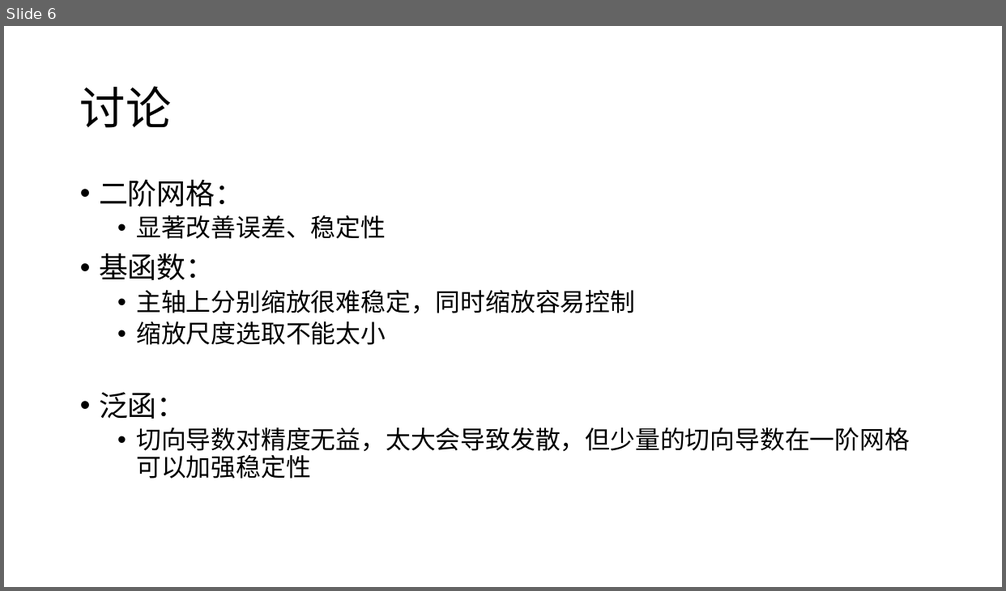
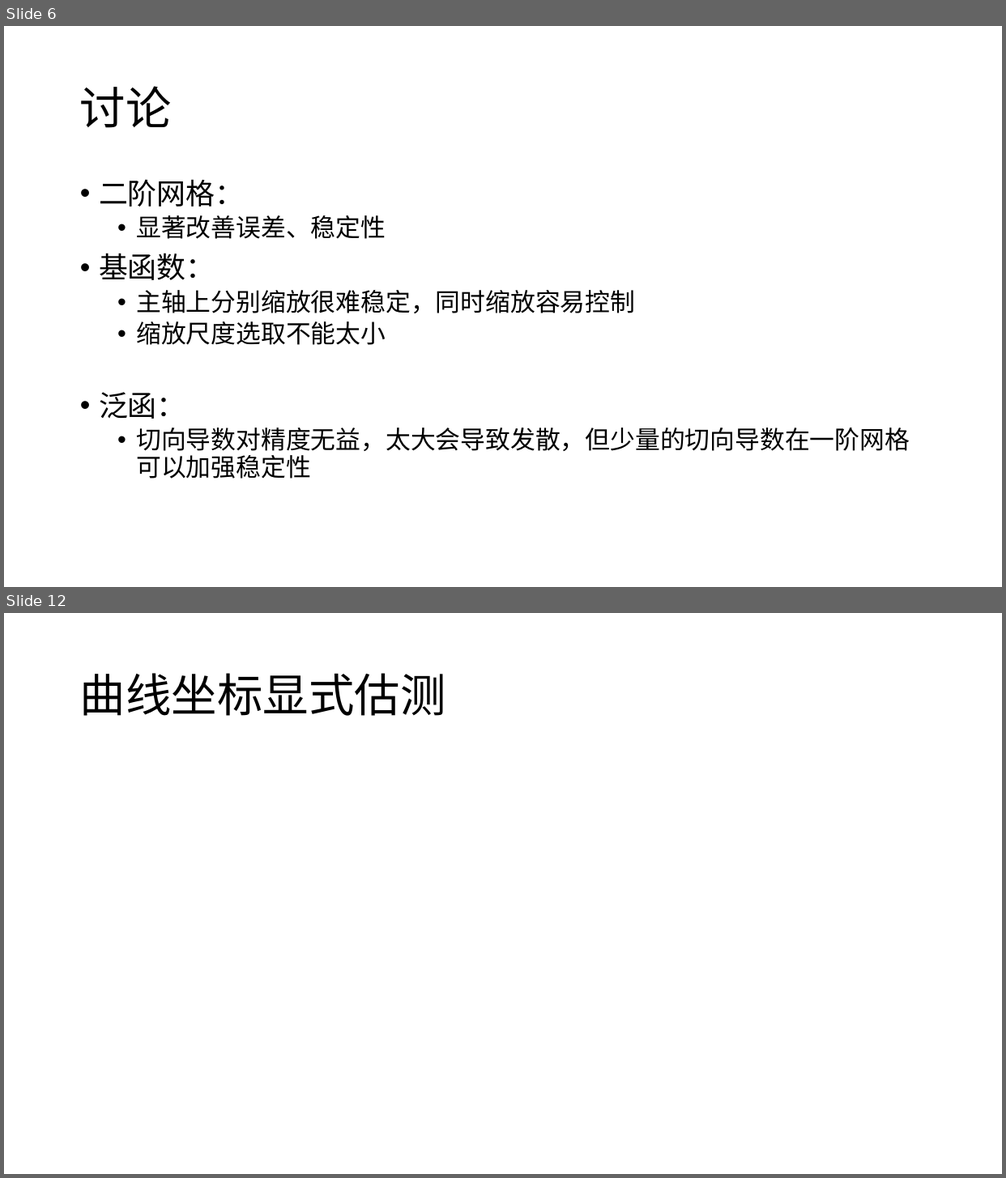
Before and after one commit to harryzhou2000/DNDS, a slide deck: notes/组会20220506.pptx. Shown one above the other, each under a label of ours: slide 6 before the commit, slides 6 and 12 after it; the slides between them are not shown. The pictures are 1006x591 and 1006x1178 pixels, drawn with LibreOffice and Linux fonts; fonts in the diff are those of the drawing; grey boxes stand for pictures. Boxes give left, top, right and bottom in pixels: in the first picture for what was removed or moved away, otherwise in the second. Text is boxed around its words. In the diff, an @@ line names an element or a change of style, - is before the commit and + after.

```diff
--- a/notes/组会20220506.pptx
+++ b/notes/组会20220506.pptx
@@ slide 12 added at (x1=4, y1=613, x2=1002, y2=1174), background #FFFFFF @@
@@ title added at (x1=80, y1=673, x2=446, y2=716), 44 pt, text #000000 @@
+曲线坐标显式估测
```
Also in this commit, not shown: 7 other slides added, 4 other files.
